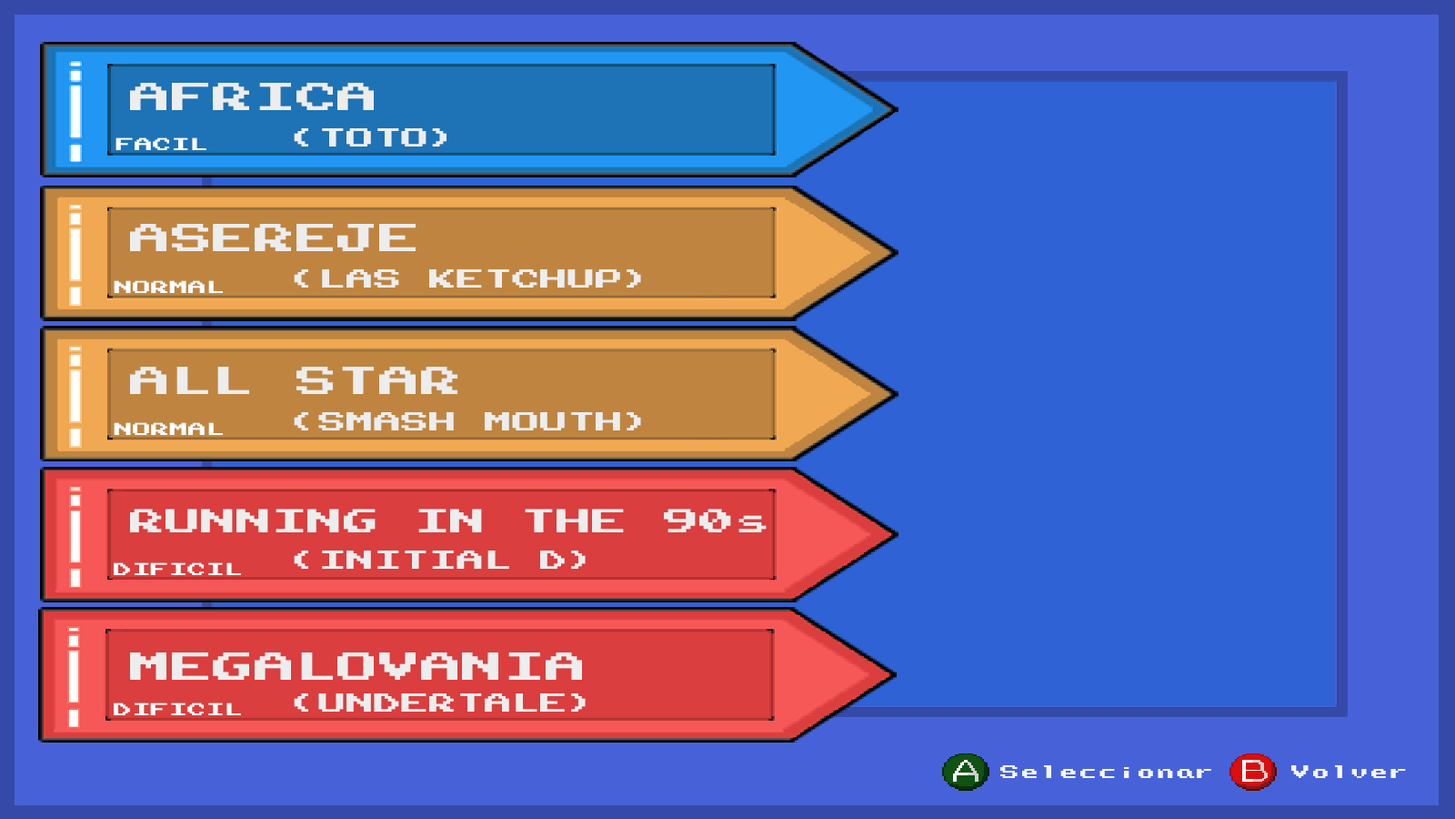
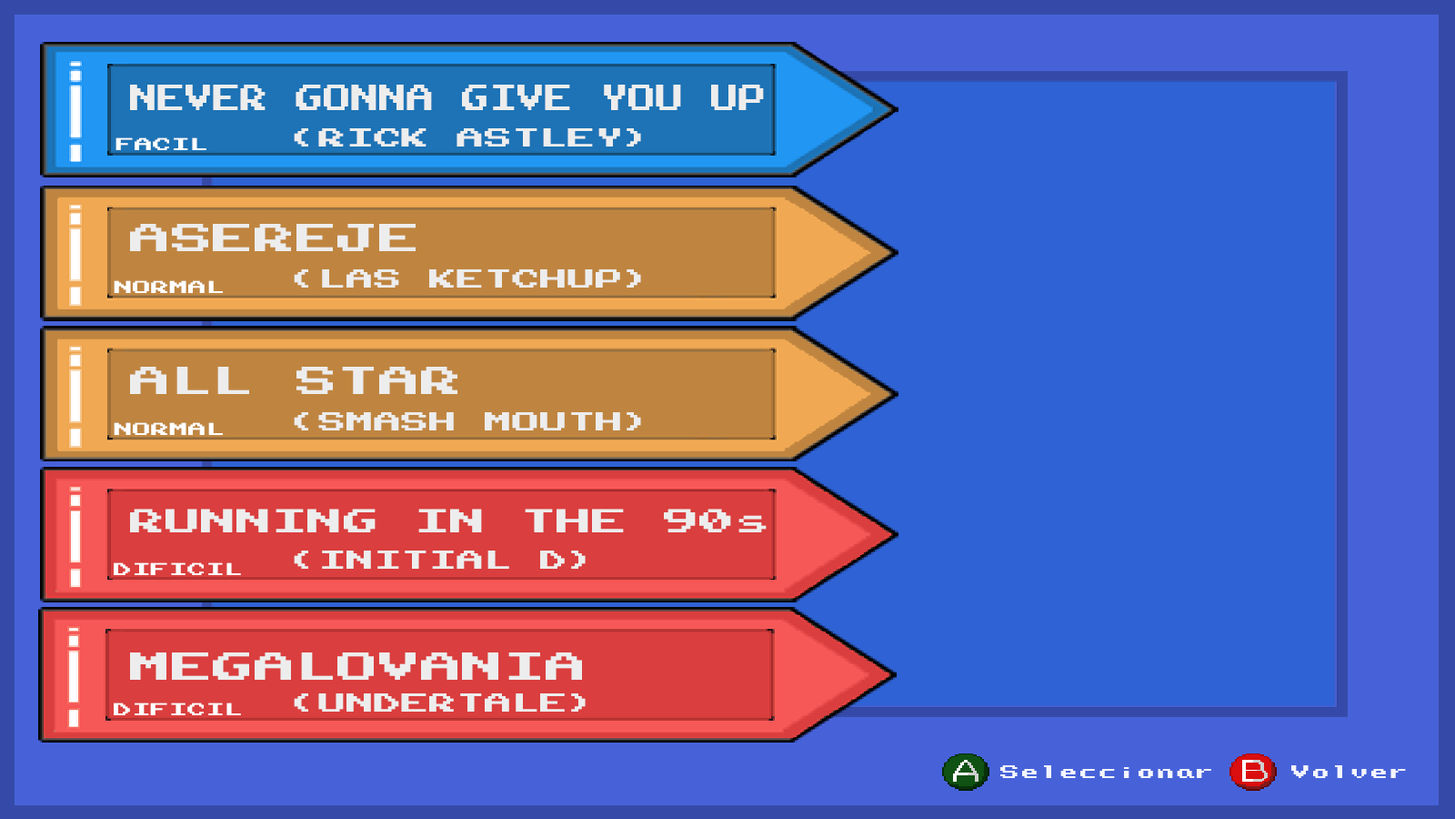
Layer changes from the first 1455x819 image to the second:
renamed "(TOTO)" to "(RICK ASTLEY)", painted on it over [318, 128, 642, 147]
renamed "AFRICA" to "NEVER GONNA GIVE YOU UP", painted on it over [130, 82, 765, 111]
